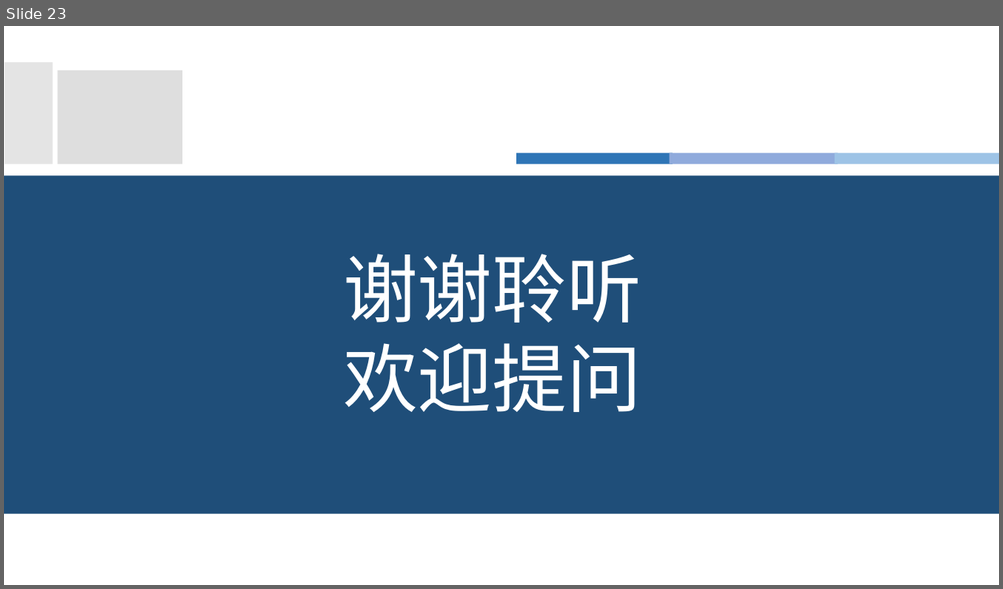
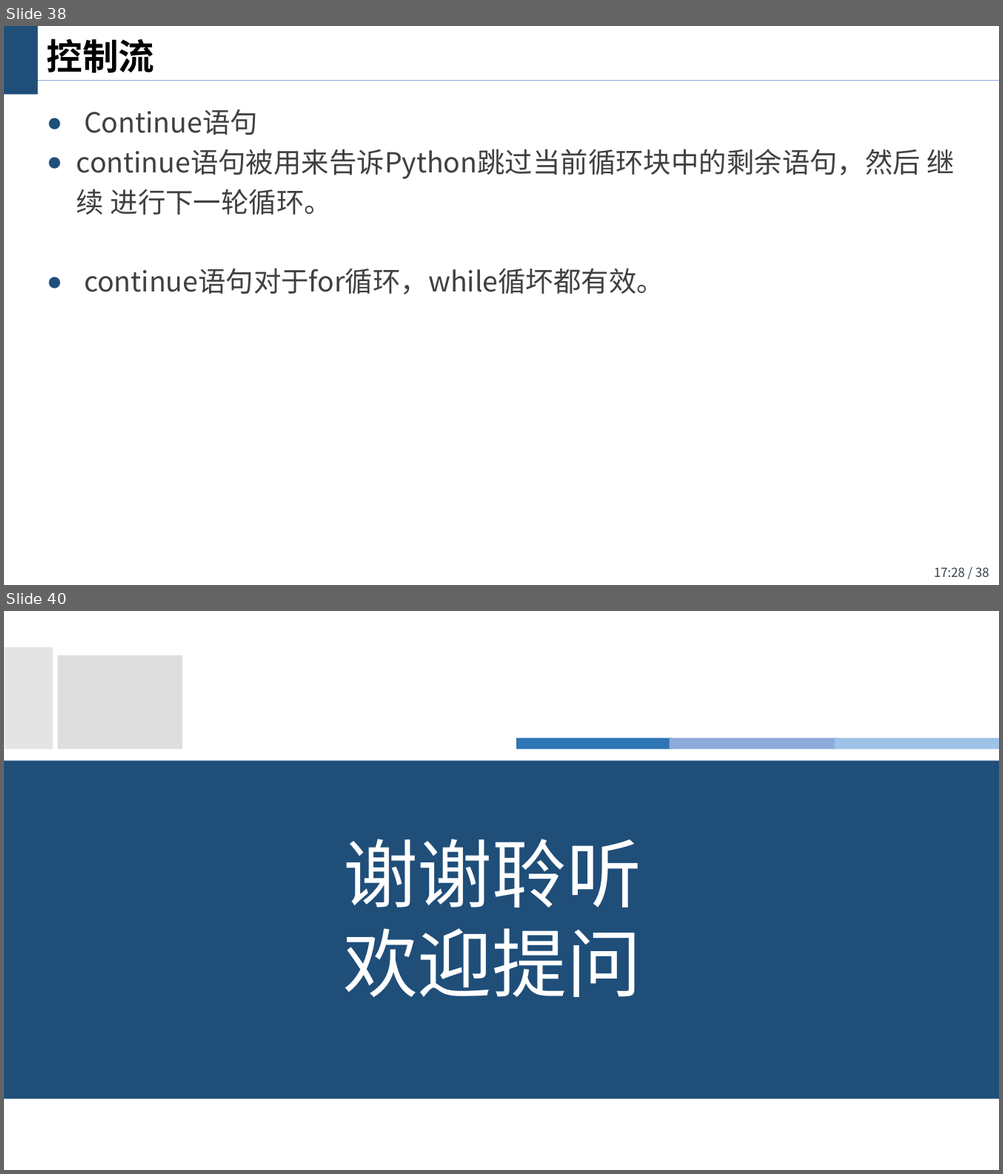
Before and after one commit to wangjin0818/Artificial_Intelligence_Generic_2023, a slide deck: Chapter 02/Python Programming I.pptx. Shown one above the other, each under a label of ours: slide 23 before the commit, slides 38 and 40 after it; the slides between them are not shown. The pictures are 1003x589 and 1003x1174 pixels, drawn with LibreOffice and Linux fonts; fonts in the diff are those of the drawing; background and template pictures are left out. Boxes give left, top, right and bottom in pixels: in the first picture for what was removed or moved away, otherwise in the second. Text is boxed around its words. In the diff, an @@ line names an element or a change of style, - is before the commit and + after.

```diff
--- a/Chapter 02/Python Programming I.pptx
+++ b/Chapter 02/Python Programming I.pptx
@@ slide 38 added at [4, 26, 999, 585], background #FFFFFF @@
@@ rectangle added at [4, 26, 38, 95], fill #1F4E79 @@
@@ title added at [47, 39, 155, 73], 26 pt, text #000000, bold @@
+控制流
@@ line added from (4, 81) to (999, 81), #8FAADC 0.75 pt @@
@@ text added at [77, 110, 953, 295], 20 pt, text #404040 @@
+● Continue语句
+● continue语句被用来告诉Python跳过当前循环块中的剩余语句，然后 继续 进行下一轮循环。
+● continue语句对于for循环，while循坏都有效。
@@ page number added at [933, 568, 989, 577], 9 pt, text #333F50 @@
+17:28 / 38
@@ what was slide 23 is now slide 40 @@
```
Also in this commit, not shown: 16 other slides added, 1 other file.
